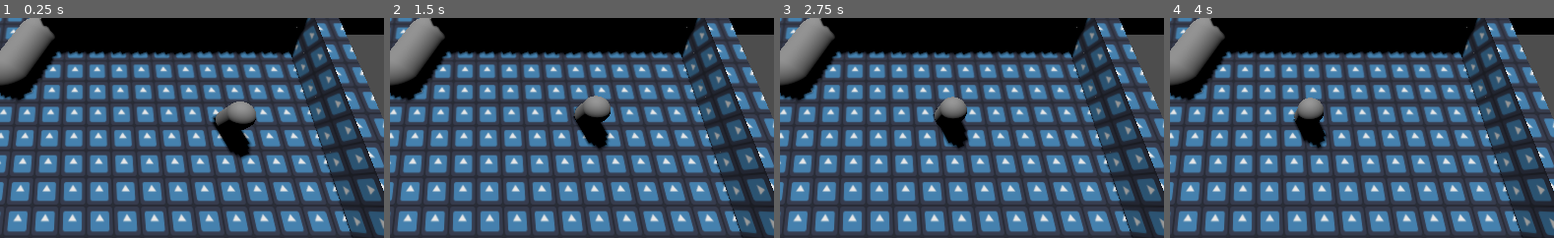
Above: before the commit, frames 1-4 (left to right).
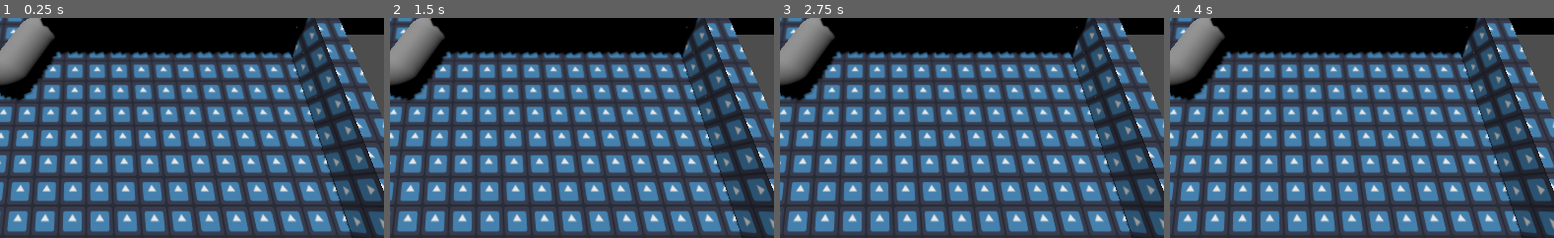
Above: after the commit, the same moments.

Repository: hellocld/bjsjam_xix
Game: Godot game, scene res://scratch/test_room/test_room.tscn
Same seed, same stepped clock (60 frames per second), same inputs: the game is played once before the commit and once after it. The project has no main scene, so this scene is started directly. The engine's default icon, where the game draws it, is replaced by a stand-in: a white triangle on a blue panel in a dark square.
Inputs (mouse positions are % of the whole screen's width and height, from its top left):
- Up to frame 1 (0.25 s): no input
- Up to frame 2 (1.5 s): tap Enter at 0.5 s; move the mouse to (71, 45) at 0.52 s; hold D 0.53-1.25 s; tap Backspace at 0.6 s; click (71, 45) at 0.67 s; drag from (28, 55) to (44, 70) at 1.27 s
- Up to frame 3 (2.75 s): move the mouse to (59, 28) at 2.02 s; hold D from 2.03 s (still down); tap F at 2.1 s
- Up to frame 4 (4 s): release D at 2.75 s; drag from (44, 70) to (18, 35) at 2.77 s; move the mouse to (80, 65) at 3.52 s; hold A from 3.53 s (still down); tap Z at 3.6 s
The pictures show only the part of the screen within x 38-88%, y 39-89%; the shares and areas given below are measured in that part.

The runs differ from the first frame. In frame 1, 1.9% of the frame differs, in the area x 55-67%, y 37-65%; in frame 2, 1.6%; in frame 3, 1.4%; in frame 4, 1.4%.

Commit message:
EventBus, game logic, animations, base room configuration

Diff:
--- a/project.godot
+++ b/project.godot
@@ -13,6 +13,10 @@
 config/name="BGSjam XIX"
 config/features=PackedStringArray("4.1", "Mobile")
 config/icon="res://icon.svg"
+
+[autoload]
+
+EventBus="*res://src/autoloads/event_bus.gd"
 
 [editor_plugins]
 
--- a/scratch/test_room/test_room.tscn
+++ b/scratch/test_room/test_room.tscn
@@ -1,8 +1,8 @@
-[gd_scene load_steps=10 format=3 uid="uid://b3tp8hy047mdp"]
+[gd_scene load_steps=8 format=3 uid="uid://b3tp8hy047mdp"]
 
 [ext_resource type="Script" path="res://scratch/test_room/RoomNavRegion3D.gd" id="1_kbsgj"]
 [ext_resource type="Material" uid="uid://q0fa6ar67wl2" path="res://assets/materials/icon_triplanar.tres" id="1_ofhbd"]
-[ext_resource type="Script" path="res://scratch/test_room/navigator.gd" id="2_yib1s"]
+[ext_resource type="PackedScene" uid="uid://xw5yidmbqryn" path="res://src/navigator/navigator.tscn" id="3_rgruq"]
 
 [sub_resource type="NavigationMesh" id="NavigationMesh_twd17"]
 vertices = PackedVector3Array(-8.25, 0.625, 0, -3, 0.625, 0, -3, 0.625, -0.75, -8.25, 0.625, 0, -3, 0.625, -0.75, -2.25 …(477 unchanged characters)…
@@ -16,10 +16,6 @@
 [sub_resource type="CapsuleShape3D" id="CapsuleShape3D_meeqr"]
 radius = 1.0
 height = 4.0
-
-[sub_resource type="CapsuleShape3D" id="CapsuleShape3D_6wrkq"]
-
-[sub_resource type="CapsuleMesh" id="CapsuleMesh_xj3mt"]
 
 [sub_resource type="SphereMesh" id="SphereMesh_5n5uv"]
 
@@ -66,24 +62,7 @@
 [node name="CollisionShape3D" type="CollisionShape3D" parent="RoomNavRegion3D/UnbakedObstacle/RigidBody3D"]
 shape = SubResource("CapsuleShape3D_meeqr")
 
-[node name="Navigator" type="CharacterBody3D" parent="." node_paths=PackedStringArray("nav_agent", "target")]
-transform = Transform3D(1, 0, 0, 0, 1, 0, 0, 0, 1, 6, 1, 5)
-axis_lock_angular_y = true
-script = ExtResource("2_yib1s")
-move_speed = 1.0
-nav_agent = NodePath("NavigationAgent3D")
-target = NodePath("../TestTarget")
-
-[node name="NavigationAgent3D" type="NavigationAgent3D" parent="Navigator"]
-avoidance_enabled = true
-radius = 1.0
-use_3d_avoidance = true
-
-[node name="CollisionShape3D" type="CollisionShape3D" parent="Navigator"]
-shape = SubResource("CapsuleShape3D_6wrkq")
-
-[node name="MeshInstance3D" type="MeshInstance3D" parent="Navigator"]
-mesh = SubResource("CapsuleMesh_xj3mt")
+[node name="Navigator" parent="." instance=ExtResource("3_rgruq")]
 
 [node name="DirectionalLight3D" type="DirectionalLight3D" parent="."]
 transform = Transform3D(0.924752, -0.301931, -0.231671, 0, -0.608748, 0.793364, -0.38057, -0.733665, -0.562941, 0, 0, 0)
@@ -97,6 +76,3 @@
 
 [node name="MeshInstance3D" type="MeshInstance3D" parent="TestTarget"]
 mesh = SubResource("SphereMesh_5n5uv")
-
-[connection signal="target_reached" from="Navigator/NavigationAgent3D" to="Navigator" method="_on_navigation_agent_3d_target_reached"]
-[connection signal="velocity_computed" from="Navigator/NavigationAgent3D" to="Navigator" method="_on_navigation_agent_3d_velocity_computed"]
--- /dev/null
+++ b/src/autoloads/event_bus.gd
@@ -0,0 +1,18 @@
+extends Node
+
+signal room_ready()
+
+signal ui_mask_shown()
+signal ui_mask_hidden()
+
+
+signal ready_for_obstacle_placement()
+
+signal obstacle_placement_started()
+signal obstacle_placement_timeout()
+
+signal map_baked()
+signal map_ready_for_nav()
+
+signal nav_navigation_started()
+signal nav_target_reached()
--- /dev/null
+++ b/src/game/game.gd
@@ -0,0 +1,33 @@
+class_name Game
+extends Node3D
+
+
+@export var room_pool: Array[PackedScene]
+
+@onready var _room_root: Node3D = $RoomRoot
+@onready var _obstacle_placer: ObstaclePlacer = $ObstaclePlacer
+@onready var _ui:UI = $UI
+
+var _room: RoomBase
+
+
+func _ready() -> void:
+	_instance_random_room()
+	EventBus.room_ready.emit()
+	_ui.mask_hide()
+
+
+func _instance_random_room() -> void:
+	_room = room_pool.pick_random().instantiate() as RoomBase
+	for child in _room_root.get_children():
+		child.queue_free()
+	_room_root.add_child(_room)
+
+
+func _enable_obstacle_placer() -> void:
+	if _obstacle_placer.get_parent() == null:
+		add_child(_obstacle_placer)
+
+
+func _disable_obstacle_placer() -> void:
+	_obstacle_placer.get_parent().remove_child(_obstacle_placer)
--- a/src/game/game.tscn
+++ b/src/game/game.tscn
@@ -1,11 +1,160 @@
-[gd_scene load_steps=2 format=3 uid="uid://4ntbqy6rk18f"]
+[gd_scene load_steps=17 format=3 uid="uid://4ntbqy6rk18f"]
 
+[ext_resource type="Script" path="res://src/game/game.gd" id="1_0xk1w"]
 [ext_resource type="PackedScene" uid="uid://e72aajjqr18r" path="res://src/obstacle_placer/obstacle_placer.tscn" id="1_b06ym"]
+[ext_resource type="Script" path="res://src/ui/MaskAnimationPlayer.gd" id="3_a7piw"]
+[ext_resource type="Script" path="res://src/ui/ui.gd" id="3_cflfw"]
+
+[sub_resource type="Animation" id="Animation_rx6dg"]
+resource_name = "MaskShow"
+tracks/0/type = "value"
+tracks/0/imported = false
+tracks/0/enabled = true
+tracks/0/path = NodePath("UI/ScreenMask:color")
+tracks/0/interp = 1
+tracks/0/loop_wrap = true
+tracks/0/keys = {
+"times": PackedFloat32Array(0, 1),
+"transitions": PackedFloat32Array(1, 1),
+"update": 0,
+"values": [Color(0, 0, 0, 0), Color(0, 0, 0, 1)]
+}
+tracks/1/type = "method"
+tracks/1/imported = false
+tracks/1/enabled = true
+tracks/1/path = NodePath("UI/MaskAnimationPlayer")
+tracks/1/interp = 1
+tracks/1/loop_wrap = true
+tracks/1/keys = {
+"times": PackedFloat32Array(1),
+"transitions": PackedFloat32Array(1),
+"values": [{
+"args": [],
+"method": &"mask_shown"
+}]
+}
+
+[sub_resource type="Animation" id="Animation_7ne66"]
+resource_name = "MaskHide"
+tracks/0/type = "value"
+tracks/0/imported = false
+tracks/0/enabled = true
+tracks/0/path = NodePath("UI/ScreenMask:color")
+tracks/0/interp = 1
+tracks/0/loop_wrap = true
+tracks/0/keys = {
+"times": PackedFloat32Array(0, 1),
+"transitions": PackedFloat32Array(1, 1),
+"update": 0,
+"values": [Color(0, 0, 0, 1), Color(0, 0, 0, 0)]
+}
+tracks/1/type = "method"
+tracks/1/imported = false
+tracks/1/enabled = true
+tracks/1/path = NodePath("UI/MaskAnimationPlayer")
+tracks/1/interp = 1
+tracks/1/loop_wrap = true
+tracks/1/keys = {
+"times": PackedFloat32Array(1),
+"transitions": PackedFloat32Array(1),
+"values": [{
+"args": [],
+"method": &"mask_hidden"
+}]
+}
+
+[sub_resource type="Animation" id="Animation_lmyib"]
+length = 0.001
+tracks/0/type = "value"
+tracks/0/imported = false
+tracks/0/enabled = true
+tracks/0/path = NodePath("UI/ScreenMask:color")
+tracks/0/interp = 1
+tracks/0/loop_wrap = true
+tracks/0/keys = {
+"times": PackedFloat32Array(0),
+"transitions": PackedFloat32Array(1),
+"update": 0,
+"values": [Color(0, 0, 0, 1)]
+}
+
+[sub_resource type="AnimationLibrary" id="AnimationLibrary_iefw8"]
+_data = {
+"MaskHide": SubResource("Animation_7ne66"),
+"MaskShow": SubResource("Animation_rx6dg"),
+"MaskShowImmediate": SubResource("Animation_lmyib")
+}
+
+[sub_resource type="AnimationNodeAnimation" id="AnimationNodeAnimation_7hw0j"]
+animation = &"MaskHide"
+
+[sub_resource type="AnimationNodeAnimation" id="AnimationNodeAnimation_04whk"]
+animation = &"MaskShow"
+
+[sub_resource type="AnimationNodeAnimation" id="AnimationNodeAnimation_4ptcy"]
+animation = &"MaskShowImmediate"
+
+[sub_resource type="AnimationNodeStateMachineTransition" id="AnimationNodeStateMachineTransition_scasa"]
+
+[sub_resource type="AnimationNodeStateMachineTransition" id="AnimationNodeStateMachineTransition_bryyi"]
+
+[sub_resource type="AnimationNodeStateMachineTransition" id="AnimationNodeStateMachineTransition_8lnfv"]
+advance_mode = 2
+
+[sub_resource type="AnimationNodeStateMachineTransition" id="AnimationNodeStateMachineTransition_ipote"]
+
+[sub_resource type="AnimationNodeStateMachine" id="AnimationNodeStateMachine_rlgtl"]
+states/MaskHide/node = SubResource("AnimationNodeAnimation_7hw0j")
+states/MaskHide/position = Vector2(625, 53)
+states/MaskShow/node = SubResource("AnimationNodeAnimation_04whk")
+states/MaskShow/position = Vector2(430, 203)
+states/MaskShowImmediate/node = SubResource("AnimationNodeAnimation_4ptcy")
+states/MaskShowImmediate/position = Vector2(240, 42)
+states/Start/position = Vector2(92, 125)
+transitions = ["MaskShow", "MaskHide", SubResource("AnimationNodeStateMachineTransition_scasa"), "MaskHide", "MaskShow", SubResource("AnimationNodeStateMachineTransition_bryyi"), "Start", "MaskShowImmediate", SubResource("AnimationNodeStateMachineTransition_8lnfv"), "MaskShowImmediate", "MaskHide", SubResource("AnimationNodeStateMachineTransition_ipote")]
 
 [node name="Game" type="Node3D"]
+script = ExtResource("1_0xk1w")
 
 [node name="ObstaclePlacer" parent="." instance=ExtResource("1_b06ym")]
 transform = Transform3D(1, 0, 0, 0, 1, 0, 0, 0, 1, 0, 2, 0)
 
 [node name="Camera3D" type="Camera3D" parent="."]
 transform = Transform3D(1, 0, 0, 0, 0.707107, 0.707107, 0, -0.707107, 0.707107, 0, 6.47703, 5.82632)
+
+[node name="ShadowLight" type="DirectionalLight3D" parent="."]
+transform = Transform3D(1, 0, 0, 0, -4.37114e-08, 1, 0, -1, -4.37114e-08, 0, 0, 0)
+shadow_enabled = true
+sky_mode = 1
+
+[node name="RoomRoot" type="Node3D" parent="."]
+
+[node name="UI" type="Control" parent="."]
+layout_mode = 3
+anchors_preset = 15
+anchor_right = 1.0
+anchor_bottom = 1.0
+grow_horizontal = 2
+grow_vertical = 2
+script = ExtResource("3_cflfw")
+
+[node name="ScreenMask" type="ColorRect" parent="UI"]
+layout_mode = 1
+anchors_preset = 15
+anchor_right = 1.0
+anchor_bottom = 1.0
+grow_horizontal = 2
+grow_vertical = 2
+color = Color(0, 0, 0, 0)
+
+[node name="MaskAnimationPlayer" type="AnimationPlayer" parent="UI"]
+root_node = NodePath("../..")
+libraries = {
+"": SubResource("AnimationLibrary_iefw8")
+}
+script = ExtResource("3_a7piw")
+
+[node name="MaskAnimationTree" type="AnimationTree" parent="UI"]
+tree_root = SubResource("AnimationNodeStateMachine_rlgtl")
+anim_player = NodePath("../MaskAnimationPlayer")
+active = true
--- a/scratch/test_room/navigator.gd
+++ b/src/navigator/navigator.gd
@@ -1,3 +1,4 @@
+class_name Navigator
 extends CharacterBody3D
 
 @export var move_speed: float = 3.0
@@ -5,10 +6,21 @@
 @export var target: Node3D
 
 var _calc_velocity: Vector3
+var _is_navigating:bool = false
 
-func _ready() -> void:
-	nav_agent.target_position = target.global_position
-	_calc_time_to_target.call_deferred()
+
+func configure(start:Node3D, goal:Node3D) -> void:
+	global_transform = start.global_transform
+	nav_agent.target_position = goal.global_position
+	visible = false
+
+
+func ready_up() -> void:
+	visible = true
+
+
+func start_nav() -> void:
+	_is_navigating = true
 
 
 func _calc_time_to_target() -> void:
@@ -21,6 +33,8 @@
 
 
 func _physics_process(delta):
+	if !_is_navigating:
+		return
 	var next_path_position = nav_agent.get_next_path_position()
 	_calc_velocity = (next_path_position - global_position).normalized() * move_speed
 	if nav_agent.avoidance_enabled:
--- /dev/null
+++ b/src/navigator/navigator.tscn
@@ -0,0 +1,28 @@
+[gd_scene load_steps=4 format=3 uid="uid://xw5yidmbqryn"]
+
+[ext_resource type="Script" path="res://src/navigator/navigator.gd" id="1_kco07"]
+
+[sub_resource type="CapsuleShape3D" id="CapsuleShape3D_6wrkq"]
+
+[sub_resource type="CapsuleMesh" id="CapsuleMesh_xj3mt"]
+
+[node name="Navigator" type="CharacterBody3D"]
+axis_lock_angular_y = true
+script = ExtResource("1_kco07")
+move_speed = 1.0
+
+[node name="NavigationAgent3D" type="NavigationAgent3D" parent="."]
+avoidance_enabled = true
+radius = 1.0
+use_3d_avoidance = true
+
+[node name="CollisionShape3D" type="CollisionShape3D" parent="."]
+transform = Transform3D(1, 0, 0, 0, 1, 0, 0, 0, 1, 0, 1, 0)
+shape = SubResource("CapsuleShape3D_6wrkq")
+
+[node name="MeshInstance3D" type="MeshInstance3D" parent="."]
+transform = Transform3D(1, 0, 0, 0, 1, 0, 0, 0, 1, 0, 1, 0)
+mesh = SubResource("CapsuleMesh_xj3mt")
+
+[connection signal="target_reached" from="NavigationAgent3D" to="." method="_on_navigation_agent_3d_target_reached"]
+[connection signal="velocity_computed" from="NavigationAgent3D" to="." method="_on_navigation_agent_3d_velocity_computed"]
--- a/src/rooms/room_base.gd
+++ b/src/rooms/room_base.gd
@@ -1,5 +1,26 @@
+class_name RoomBase
 extends Node3D
+
+@onready var nav_region:NavigationRegion3D = $NavigationRegion3D
+@onready var navigator:Navigator = $Navigator
+@onready var nav_start:Node3D = $NavigatorStart
+@onready var nav_goal:Node3D = $NavigatorGoal
+
+func _ready() -> void:
+	navigator.configure(nav_start, nav_goal)
 
 
 func rebake_room_navigation() -> void:
-	pass
+	var geo_data = NavigationMeshSourceGeometryData3D.new()
+	var new_nav_mesh: NavigationMesh = nav_region.navigation_mesh
+	NavigationMeshGenerator.parse_source_geometry_data(new_nav_mesh, geo_data, self, _on_parse_complete.bind(new_nav_mesh, geo_data))
+
+
+func _on_parse_complete(mesh:NavigationMesh, data:NavigationMeshSourceGeometryData3D) -> void:
+	NavigationMeshGenerator.bake_from_source_geometry_data(mesh, data, _on_bake_complete.bind(mesh))
+
+
+func _on_bake_complete(mesh:NavigationMesh) -> void:
+	nav_region.navigation_mesh = null
+	nav_region.navigation_mesh = mesh
+	EventBus.map_baked.emit()
--- a/src/rooms/room_base.tscn
+++ b/src/rooms/room_base.tscn
@@ -1,10 +1,26 @@
-[gd_scene load_steps=3 format=3 uid="uid://65jp2ieib57s"]
+[gd_scene load_steps=8 format=3 uid="uid://65jp2ieib57s"]
 
 [ext_resource type="Script" path="res://src/rooms/room_base.gd" id="1_2bofa"]
+[ext_resource type="PackedScene" uid="uid://xw5yidmbqryn" path="res://src/navigator/navigator.tscn" id="2_51lxs"]
 
 [sub_resource type="NavigationMesh" id="NavigationMesh_8xbcm"]
 agent_height = 2.0
 agent_radius = 1.0
+
+[sub_resource type="StandardMaterial3D" id="StandardMaterial3D_6sdki"]
+albedo_color = Color(0, 0.580392, 0.945098, 1)
+
+[sub_resource type="TorusMesh" id="TorusMesh_v23b6"]
+material = SubResource("StandardMaterial3D_6sdki")
+inner_radius = 0.6
+outer_radius = 0.8
+
+[sub_resource type="StandardMaterial3D" id="StandardMaterial3D_x5man"]
+albedo_color = Color(0, 0.760784, 0.254902, 1)
+
+[sub_resource type="TorusMesh" id="TorusMesh_1v5iw"]
+material = SubResource("StandardMaterial3D_x5man")
+inner_radius = 0.8
 
 [node name="RoomBase" type="Node3D"]
 script = ExtResource("1_2bofa")
@@ -15,3 +31,15 @@
 [node name="RoomBase" type="Node3D" parent="NavigationRegion3D"]
 
 [node name="ObstacleRoot" type="Node3D" parent="NavigationRegion3D"]
+
+[node name="NavigatorStart" type="Node3D" parent="."]
+
+[node name="MeshInstance3D" type="MeshInstance3D" parent="NavigatorStart"]
+mesh = SubResource("TorusMesh_v23b6")
+
+[node name="NavigatorGoal" type="Node3D" parent="."]
+
+[node name="MeshInstance3D" type="MeshInstance3D" parent="NavigatorGoal"]
+mesh = SubResource("TorusMesh_1v5iw")
+
+[node name="Navigator" parent="." instance=ExtResource("2_51lxs")]
--- /dev/null
+++ b/src/ui/MaskAnimationPlayer.gd
@@ -0,0 +1,9 @@
+extends AnimationPlayer
+
+
+func mask_shown() -> void:
+	EventBus.ui_mask_shown.emit()
+
+
+func mask_hidden() -> void:
+	EventBus.ui_mask_hidden.emit()
--- /dev/null
+++ b/src/ui/ui.gd
@@ -0,0 +1,16 @@
+class_name UI
+extends Control
+
+var _state_machine: AnimationNodeStateMachinePlayback
+
+
+func _ready() -> void:
+	_state_machine = $MaskAnimationTree["parameters/playback"]
+
+
+func mask_hide() -> void:
+	_state_machine.travel("MaskHide")
+
+
+func mask_show() -> void:
+	_state_machine.travel("MaskShow")
